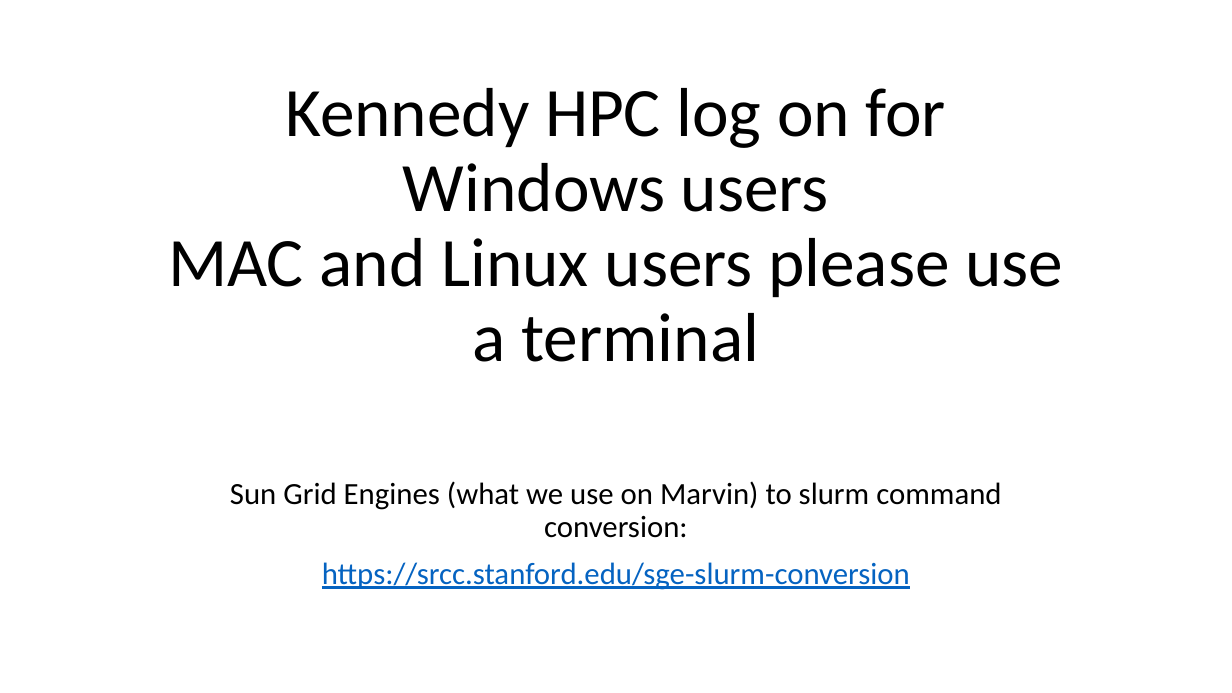
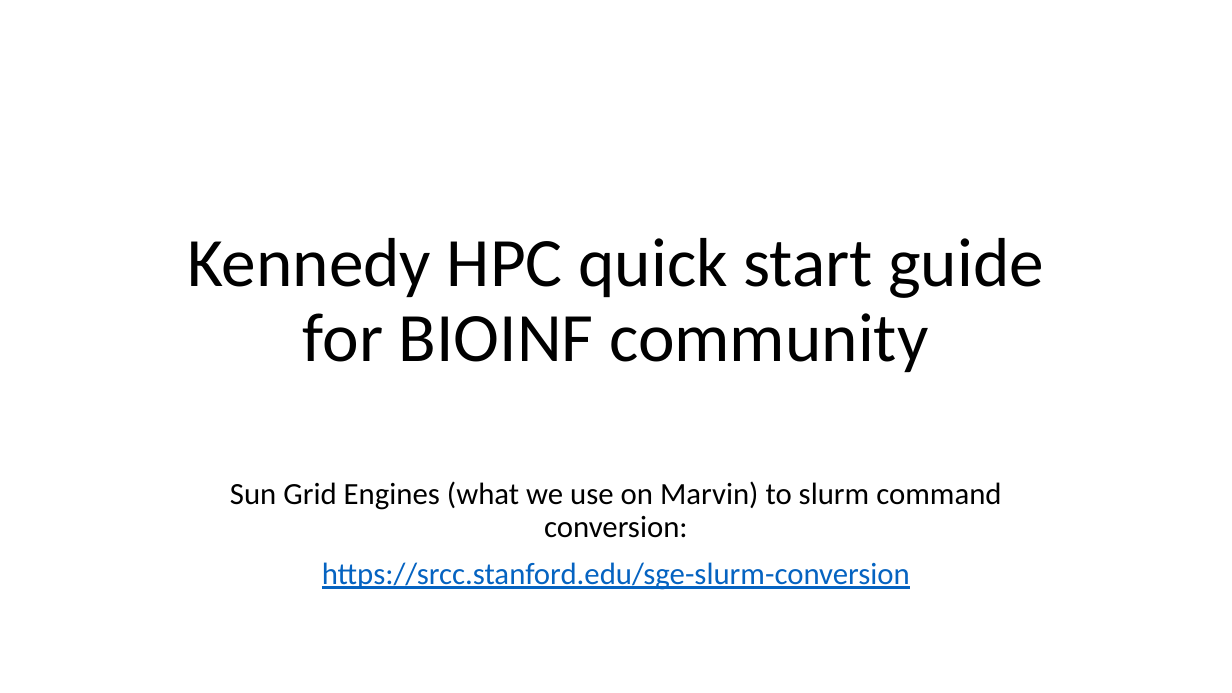
Before and after one commit to peterthorpe5/How_to_use_Kennedy_HPC, a slide deck: slide 1 of kenedy_getting_started-V1.pptx. Drawn at 1232x693 pixels with LibreOffice and Linux fonts; fonts in the diff are those of the drawing. Boxes give left, top, right and bottom in pixels: in the first picture for what was removed or moved away, otherwise in the second. Text is boxed around its words. In the diff, an @@ line names an element or a change of style, - is before the commit and + after.

```diff
--- a/kenedy_getting_started-V1.pptx
+++ b/kenedy_getting_started-V1.pptx
@@ title at [187,238,1044,373]: text changed @@
-Kennedy HPC log on for Windows users
-MAC and Linux users please use a terminal
+Kennedy HPC quick start guide for BIOINF community
```
Also in this commit, not shown: 7 other slides changed.
